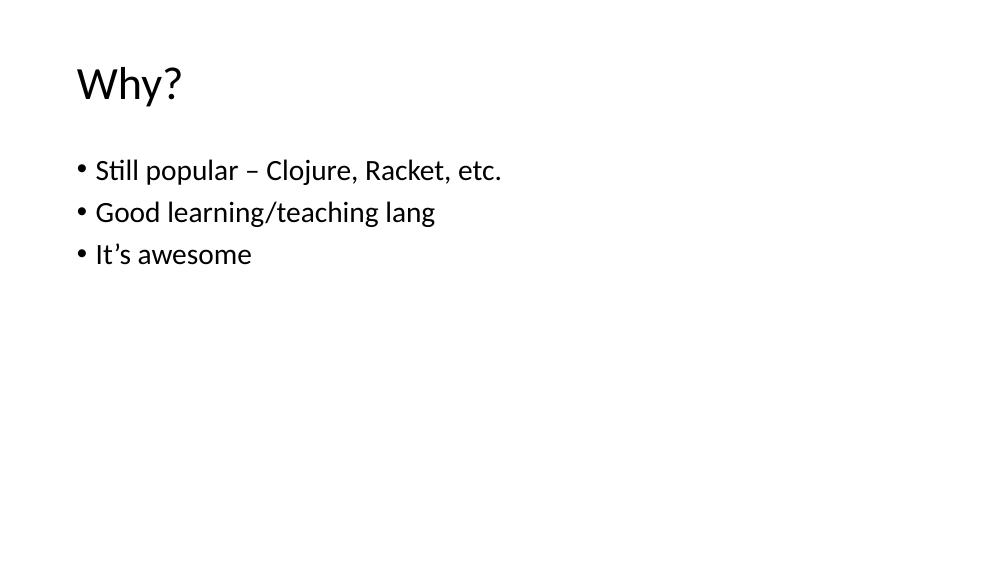
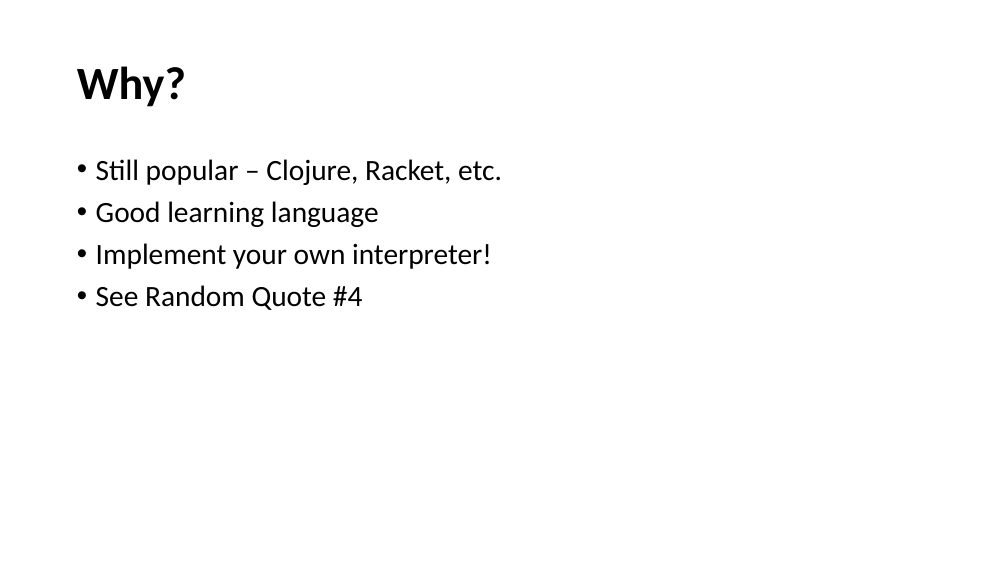
Before and after one commit to LeedsCodeDojo/TryScheme, a slide deck: slide 19 of Scheme Intro.pptx (slide 13 before the commit). Drawn at 1008x567 pixels with LibreOffice and Linux fonts; fonts in the diff are those of the drawing. Boxes give left, top, right and bottom in pixels: in the first picture for what was removed or moved away, otherwise in the second. Text is boxed around its words. In the diff, an @@ line names an element or a change of style, - is before the commit and + after.

```diff
--- a/Scheme Intro.pptx
+++ b/Scheme Intro.pptx
@@ title "Why?" at (77,66,186,107): bold on @@
@@ text at (96,201,492,310): text changed @@
-• Good learning/teaching lang
-• It’s awesome
+• Good learning language
+• Implement your own interpreter!
+• See Random Quote #4
```
Also in this commit, not shown: 13 other slides changed, 6 slides added.
